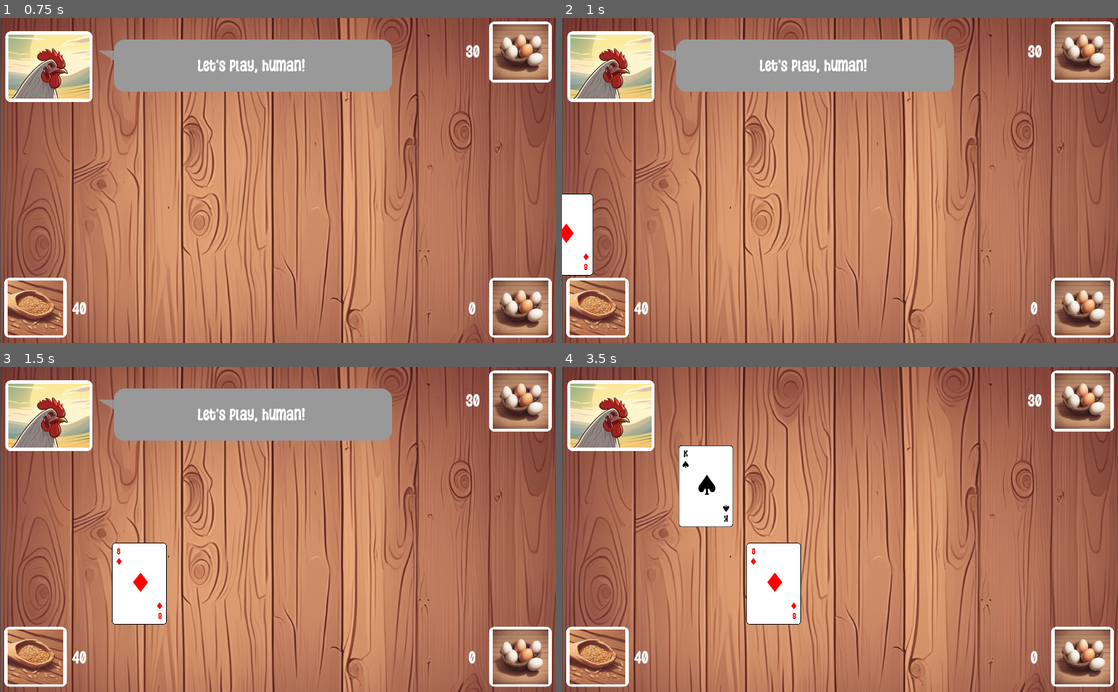
Above: before the commit, frames 1-4 (two rows, left to right).
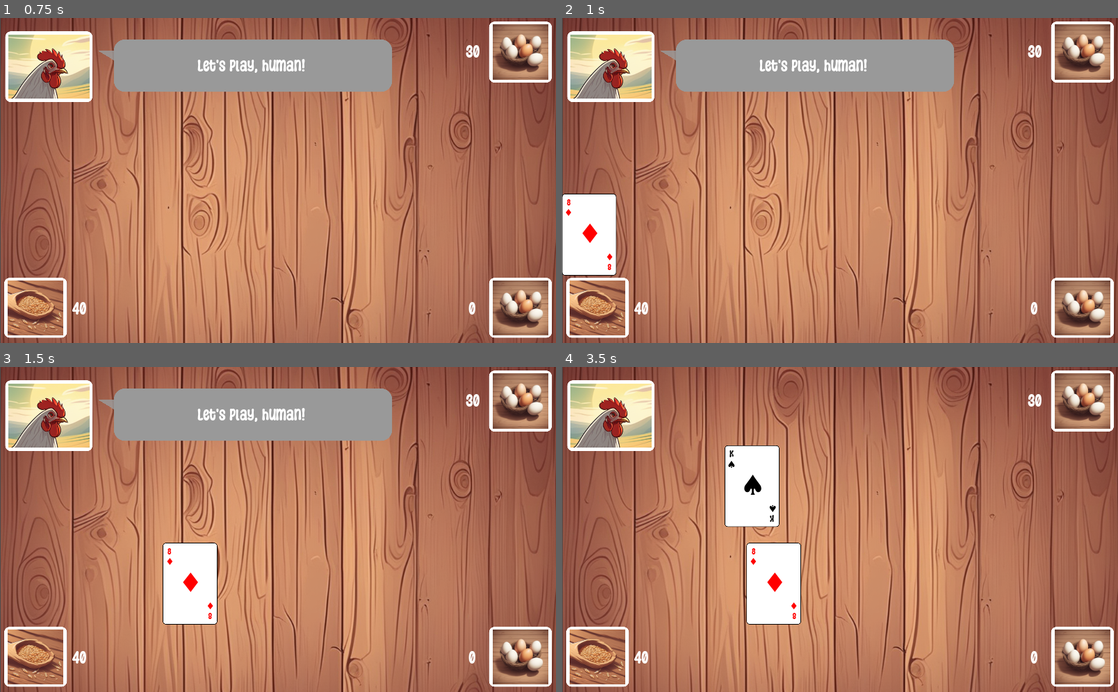
Above: after the commit, the same moments.

Repository: yakushev85/BlackJackWithChicken
Game: Godot game, scene res://StartScreen.tscn
Two runs of this game, one before a commit and one after it. Both use one fixed random seed, a clock stepped at 60 frames per second and the inputs below.
Inputs:
- Up to frame 1 (0.75 s): click "START" at 0.5 s
- Up to frame 2 (1 s): no input
- Up to frame 3 (1.5 s): no input
- Up to frame 4 (3.5 s): no input

Frame 1 is identical in both runs. In frame 2, 1.3% of the frame differs, in the area x 0-10%, y 54-80%; in frame 3, 4.7%, in the area x 20-40%, y 54-80%; in frame 4, 4.3%.

Commit message:
use tween for movement

Diff:
--- a/app/Items/Card.tscn
+++ b/app/Items/Card.tscn
@@ -133,3 +133,5 @@
 text = "6"
 align = 1
 valign = 1
+
+[node name="Tween" type="Tween" parent="."]
--- a/app/Items/ChickenBid.tscn
+++ b/app/Items/ChickenBid.tscn
@@ -8,3 +8,5 @@
 
 [node name="BidImage" type="Sprite" parent="."]
 texture = ExtResource( 1 )
+
+[node name="Tween" type="Tween" parent="."]
--- a/app/Items/MessageHint.gd
+++ b/app/Items/MessageHint.gd
@@ -1,6 +1,5 @@
 extends Node2D
 
-export var y_speed = 100
 export var y_anim = 200
 var is_moving_down = true
 
@@ -21,33 +20,41 @@
 func set_damage_message(value):
 	$DamageLabel.text = value
 	$DamageLabel.show()
+	do_movement()
 
 
 func set_heal_message(value):
 	$HealLabel.text = value
 	$HealLabel.show()
+	do_movement()
 
 func set_reward_message(value):
 	$RewardLabel.text = value
 	$RewardLabel.show()
+	do_movement()
 
-func _process(delta):
+func do_movement():
 	if $DamageLabel.is_visible_in_tree():
-		animate_move($DamageLabel, y_speed*delta, is_moving_down)
+		animate_move($DamageLabel, is_moving_down)
 	elif $HealLabel.is_visible_in_tree():
-		animate_move($HealLabel, y_speed*delta, is_moving_down)
+		animate_move($HealLabel, is_moving_down)
 	elif $RewardLabel.is_visible_in_tree():
-		animate_move($RewardLabel, y_speed*delta, is_moving_down)
+		animate_move($RewardLabel, is_moving_down)
 
 
-func animate_move(a_label:Label, delta_y, is_down=true):
+func animate_move(a_label:Label, is_down=true):
+	var new_position = a_label.rect_position
+
 	if is_down:
-		a_label.rect_position.y += delta_y
+		new_position.y = new_position.y + y_anim
+	else:
+		new_position.y = new_position.y - y_anim
 
-		if a_label.rect_position.y > y_anim:
-			queue_free()
-	else:
-		a_label.rect_position.y -= delta_y
+	$Tween.interpolate_property(a_label, "rect_position",
+		a_label.rect_position, new_position, 1,
+		Tween.TRANS_LINEAR, Tween.EASE_IN_OUT)
+	$Tween.start()
 
-		if a_label.rect_position.y < -1*y_anim:
-			queue_free()
+
+func _on_Tween_tween_all_completed():
+	queue_free()
--- a/app/Items/MessageHint.tscn
+++ b/app/Items/MessageHint.tscn
@@ -42,3 +42,7 @@
 custom_colors/font_color = Color( 0.901961, 0.886275, 0.109804, 1 )
 custom_fonts/font = SubResource( 3 )
 text = "+ 999 hp"
+
+[node name="Tween" type="Tween" parent="."]
+
+[connection signal="tween_all_completed" from="Tween" to="." method="_on_Tween_tween_all_completed"]
--- a/app/Items/PlayerBid.tscn
+++ b/app/Items/PlayerBid.tscn
@@ -9,3 +9,5 @@
 [node name="BidImage" type="Sprite" parent="."]
 scale = Vector2( 0.25, 0.25 )
 texture = ExtResource( 1 )
+
+[node name="Tween" type="Tween" parent="."]
--- a/app/Node2DMv.gd
+++ b/app/Node2DMv.gd
@@ -2,9 +2,6 @@
 
 class_name Node2DMv
 
-export var speed = 500
-
-var move_position = Vector2.ZERO
 var is_moving = false
 var is_remove_on_stopping = false
 
@@ -12,19 +9,19 @@
 func move_to(new_position, remove_on_finish = false):
 	is_moving = true
 	is_remove_on_stopping = remove_on_finish
-	move_position = new_position
+
+	var tween = get_node("Tween") as Tween
+	tween.interpolate_property(
+		self, "position",
+		self.position, new_position, 1,
+		Tween.TRANS_LINEAR, Tween.EASE_IN_OUT)
+	tween.start()
 
 
 func _process(delta):
-	if is_moving:
-		var velocity = move_position - position
-		var n_velocity = velocity.normalized()*speed*delta
+	var tween = get_node("Tween") as Tween
 
-		if velocity.length() > n_velocity.length():
-			position = position + n_velocity
-		else:
-			position = move_position
-			is_moving = false
-
-			if is_remove_on_stopping:
-				queue_free()
+	if is_moving and not tween.is_active():
+		is_moving = false
+		if is_remove_on_stopping:
+			queue_free()
